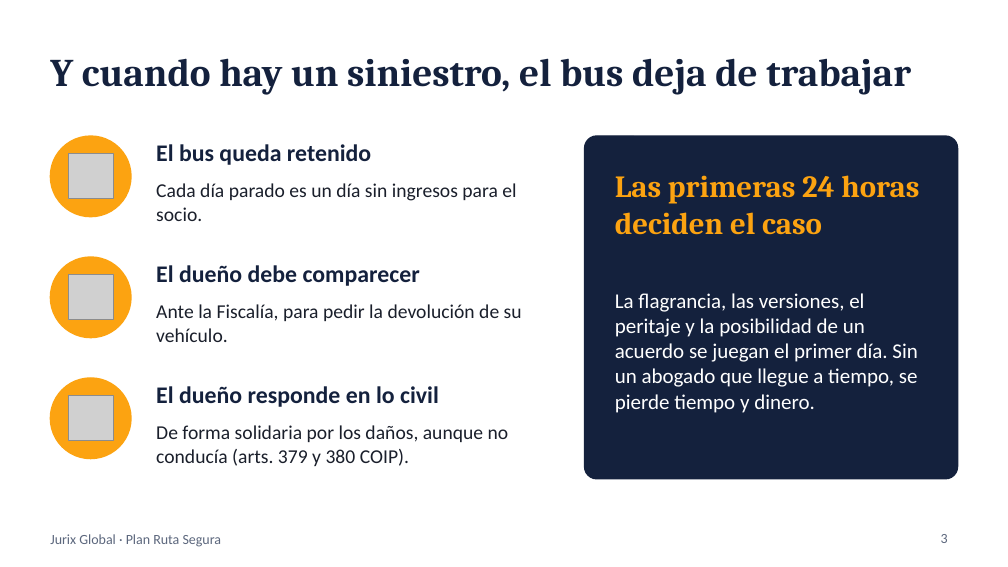
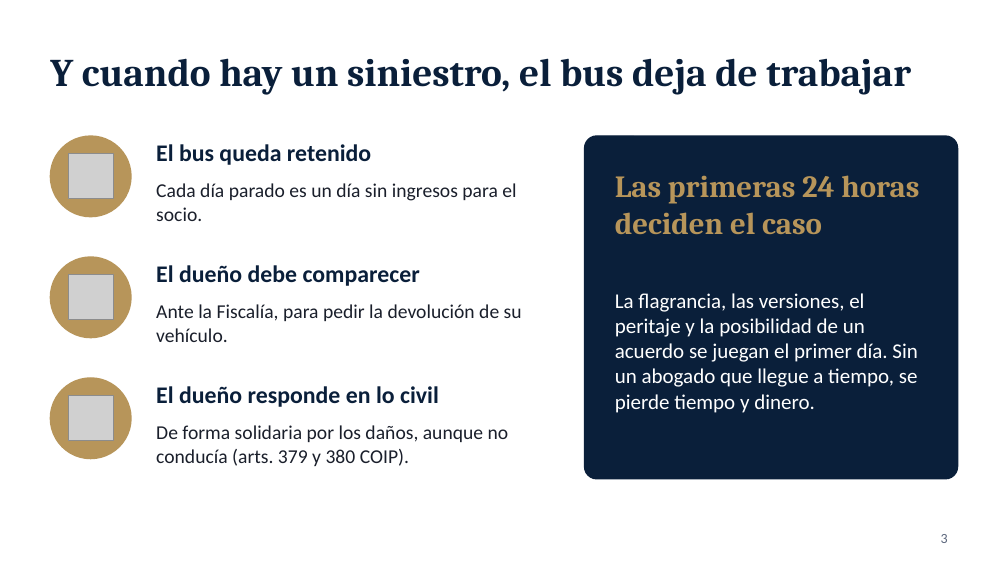
Before and after one commit to fernandotufino1983-arch/Almacenamiento-claude, a slide deck: slide 3 of jurix-global/presentacion-plan-ruta-segura-version-b.pptx. Drawn at 1008x567 pixels with LibreOffice and Linux fonts; fonts in the diff are those of the drawing; grey boxes stand for pictures; background and template pictures are left out. Boxes give left, top, right and bottom in pixels: in the first picture for what was removed or moved away, otherwise in the second. Text is boxed around its words. In the diff, an @@ line names an element or a change of style, - is before the commit and + after.

```diff
--- a/jurix-global/presentacion-plan-ruta-segura-version-b.pptx
+++ b/jurix-global/presentacion-plan-ruta-segura-version-b.pptx
@@ rounded rectangle at (585,136,958,479): fill #14213D to #0A1F3A; outline #14213D 1 pt to #0A1F3A 1 pt @@
@@ text "Las primeras 24 horas deciden ..." at (615,175,919,234): text colour #FCA311 to #B7955A @@
@@ fill #FCA311 to #B7955A; outline #FCA311 1 pt to #B7955A 1 pt in 3 elements at (50,136,131,217), (50,257,131,338), (50,378,131,459) @@
@@ text removed at (50,534,222,547) @@
-Jurix Global · Plan Ruta Segura
```
Also in this commit, not shown: 10 other slides changed, 5 other files.
